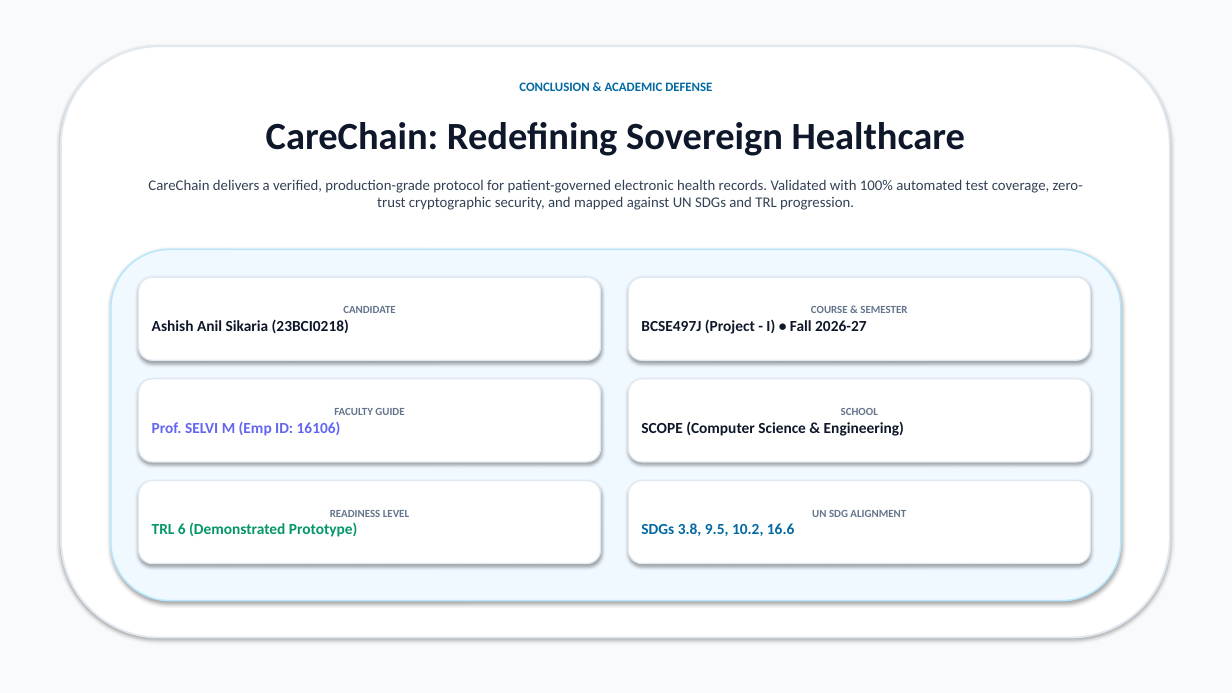
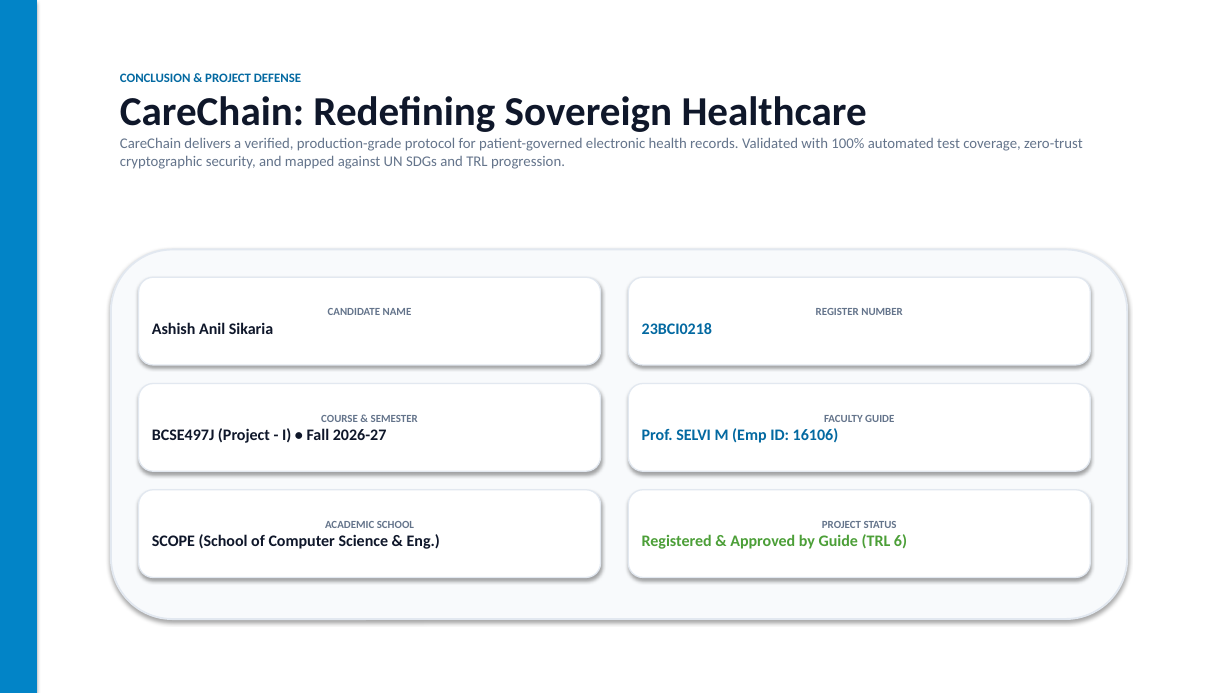
Before and after one commit to ashishanilsikaria/CareChain, a slide deck: slide 10 of docs/presentation/CareChain_Presentation.pptx. Drawn at 1232x693 pixels with LibreOffice and Linux fonts; fonts in the diff are those of the drawing. Boxes give left, top, right and bottom in pixels: in the first picture for what was removed or moved away, otherwise in the second. Text is boxed around its words. In the diff, an @@ line names an element or a change of style, - is before the commit and + after.

Commit message:
refactor(presentation): redesign deck to executive McKinsey/Apple healthtech standard with authentic UN SDG branding

```diff
--- a/docs/presentation/CareChain_Presentation.pptx
+++ b/docs/presentation/CareChain_Presentation.pptx
@@ rectangle at box(0, 0, 1232, 693): fill #F8FAFC to #FFFFFF @@
@@ rectangle added at box(0, 0, 37, 693), fill #0284C7 @@
@@ rounded rectangle removed at box(61, 46, 1170, 638) @@
@@ text "CONCLUSION & PROJECT DEFENSE": place and size @@
-text "CONCLUSION & PROJECT DEFENSE" at box(148, 179, 1083, 210)
+text "CONCLUSION & PROJECT DEFENSE" at box(120, 73, 1083, 169)
@@ text at box(120, 73, 867, 132): paragraphs added @@
+CONCLUSION & PROJECT DEFENSE
+CareChain: Redefining Sovereign Healthcare
@@ text removed at box(519, 82, 712, 91) @@
-CONCLUSION & ACADEMIC DEFENSE
@@ text at box(120, 137, 1083, 169): text colour #334155 to #64748B in "CareChain delivers a verified, production-grade protocol for ..."; alignment centre to left @@
@@ text removed at box(266, 122, 965, 156) @@
-CareChain: Redefining Sovereign Healthcare
@@ rounded rectangle: place and size @@
-rounded rectangle at box(111, 250, 1121, 601)
+rounded rectangle at box(111, 250, 1128, 619)
@@ rounded rectangle at box(111, 250, 1128, 619): fill #F0F9FF to #F8FAFC; outline #BAE6FD 1.2 pt to #E2E8F0 1.5 pt @@
@@ rounded rectangle "CANDIDATE NAME": place and size @@
-rounded rectangle "CANDIDATE NAME" at box(139, 277, 601, 360)
+rounded rectangle "CANDIDATE NAME" at box(139, 277, 601, 365)
@@ rounded rectangle added at box(628, 277, 1091, 365), fill #FFFFFF, outline #E2E8F0 1 pt, 8.5 pt, text #64748B, bold @@
+REGISTER NUMBER
+23BCI0218
@@ text in rounded rectangle at box(152, 308, 412, 334): text changed; size 12 to 12.5 pt @@
-CANDIDATE
-Ashish Anil Sikaria (23BCI0218)
+CANDIDATE NAME
+Ashish Anil Sikaria
@@ rounded rectangle "COURSE & SEMESTER": place and size @@
-rounded rectangle "COURSE & SEMESTER" at box(628, 277, 1091, 360)
+rounded rectangle "COURSE & SEMESTER" at box(139, 384, 601, 471)
@@ rounded rectangle "FACULTY GUIDE": place and size @@
-rounded rectangle "FACULTY GUIDE" at box(139, 379, 601, 462)
+rounded rectangle "FACULTY GUIDE" at box(628, 384, 1091, 471)
@@ text in rounded rectangle at box(152, 428, 387, 443): size 12 to 12.5 pt in "BCSE497J (Project - I) • Fall 2026-27" @@
@@ text in rounded rectangle at box(642, 428, 839, 443): size 12 to 12.5 pt, text colour #6366F1 to #0369A1 in "Prof. SELVI M (Emp ID: 16106)" @@
@@ rounded rectangle removed at box(139, 481, 601, 564) @@
-READINESS LEVEL
-TRL 6 (Demonstrated Prototype)
@@ rounded rectangle added at box(139, 490, 601, 578), fill #FFFFFF, outline #E2E8F0 1 pt, 12.5 pt, text #0F172A, bold @@
+ACADEMIC SCHOOL
+SCOPE (School of Computer Science & Eng.)
@@ rounded rectangle "PROJECT STATUS": place and size @@
-rounded rectangle "PROJECT STATUS" at box(628, 379, 1091, 462)
+rounded rectangle "PROJECT STATUS" at box(628, 490, 1091, 578)
@@ rounded rectangle removed at box(628, 481, 1091, 564) @@
-UN SDG ALIGNMENT
-SDGs 3.8, 9.5, 10.2, 16.6
@@ text in rounded rectangle at box(642, 521, 907, 549): text changed; size 12 to 12.5 pt; text colour #0F172A to #4C9F38 @@
-SCHOOL
-SCOPE (Computer Science & Engineering)
+PROJECT STATUS
+Registered & Approved by Guide (TRL 6)
```
Also in this commit, not shown: 9 other slides changed, 2 other files.
